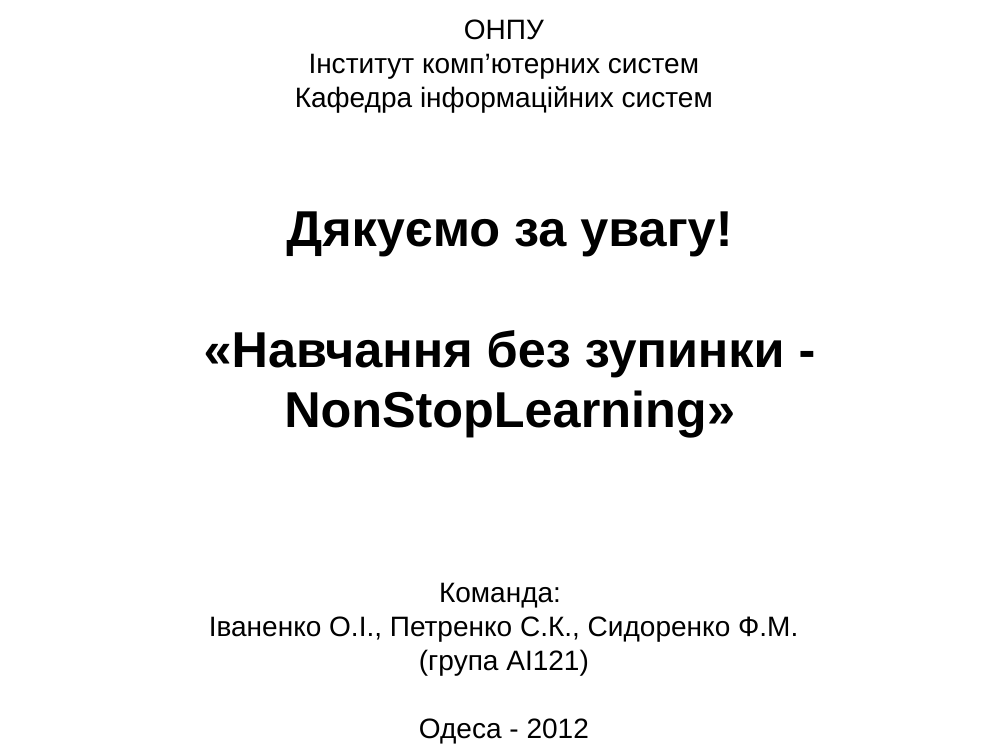
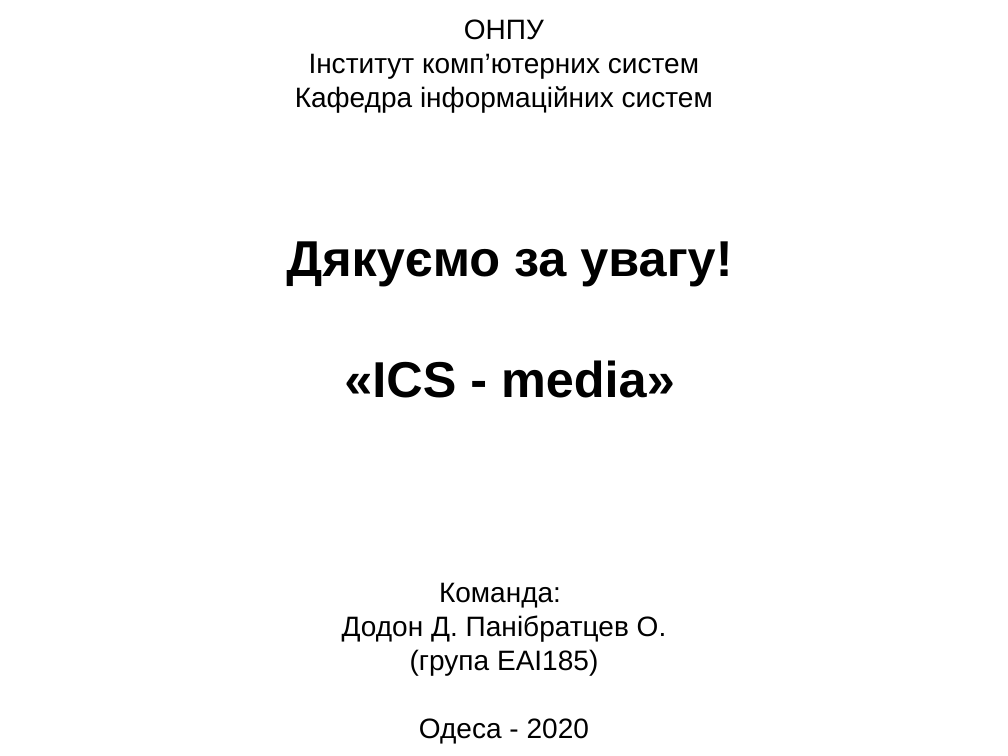
Before and after one commit to elxaz/kursa4AI, a slide deck: slide 8 of SW_Practice_1_example.ppt. Drawn at 1008x756 pixels with LibreOffice and Linux fonts; fonts in the diff are those of the drawing. Boxes give left, top, right and bottom in pixels: in the first picture for what was removed or moved away, otherwise in the second. Text is boxed around its words. In the diff, an @@ line names an element or a change of style, - is before the commit and + after.

```diff
--- a/SW_Practice_1_example.ppt
+++ b/SW_Practice_1_example.ppt
@@ title at <box>286,241,732,398</box>: text changed @@
-Дякуємо за увагу!
-«Навчання без зупинки - NonStopLearning»
+Дякуємо за увагу!
+«ICS - media»
@@ subtitle at <box>342,615,667,743</box>: text changed @@
-Іваненко О.І., Петренко С.К., Сидоренко Ф.М.
-(група АІ121)
-Одеса - 2012
+Додон Д. Панiбратцев О.
+(група EАІ185)
+Одеса - 2020
```
Also in this commit, not shown: 3 other slides changed.
